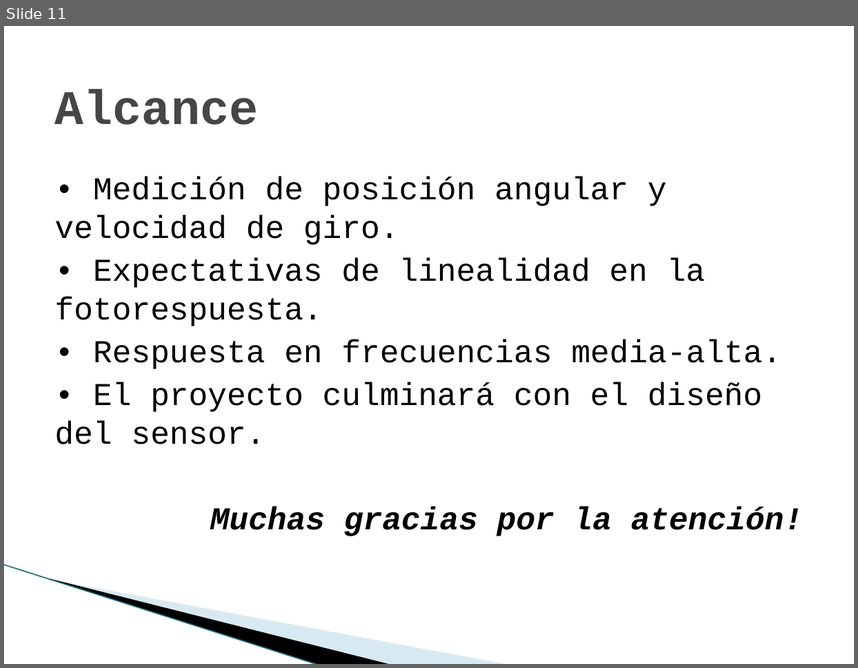
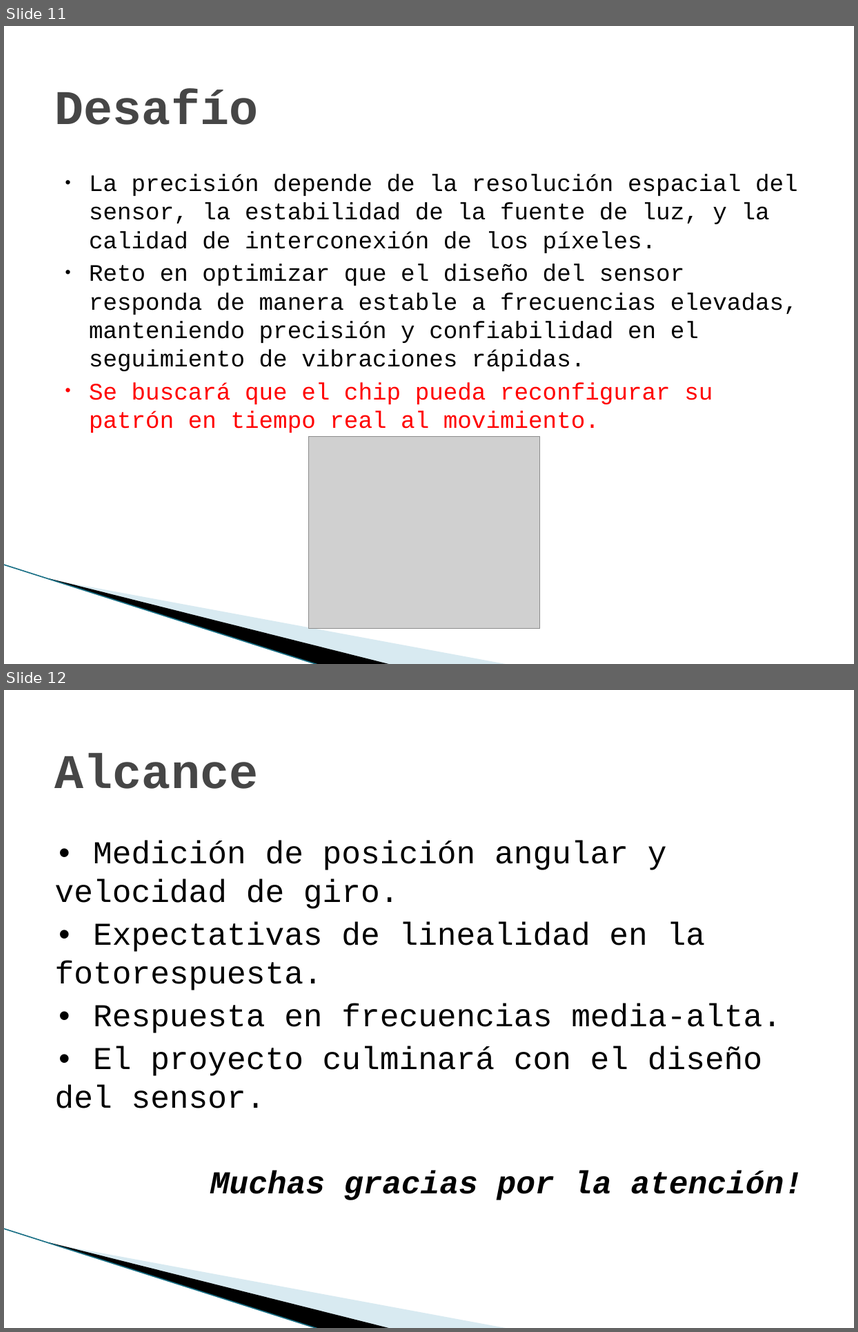
Before and after one commit to marianomorel/maestria-repo, a slide deck: sensores_cmos_presentacion.pptx. Shown one above the other, each under a label of ours: slide 11 before the commit, slides 11 and 12 after it. The pictures are 858x668 and 858x1332 pixels, drawn with LibreOffice and Linux fonts; fonts in the diff are those of the drawing; grey boxes stand for pictures; background and template pictures are left out. Boxes give left, top, right and bottom in pixels: in the first picture for what was removed or moved away, otherwise in the second. Text is boxed around its words. In the diff, an @@ line names an element or a change of style, - is before the commit and + after.

```diff
--- a/sensores_cmos_presentacion.pptx
+++ b/sensores_cmos_presentacion.pptx
@@ slide 11 added at [4,26,854,664], background #FFFFFF; not listed: 3 template elements that a slide beside it also shows @@
@@ title added at [55,89,259,125], 41 pt, text #464646, bold @@
+Desafío
@@ text added at [89,174,798,432], 20 pt, text #000000 @@
+• La precisión depende de la resolución espacial del sensor, la estabilidad de la fuente de luz, y la calidad de interconexión de los píxeles.
+• Reto en optimizar que el diseño del sensor responda de manera estable a frecuencias elevadas, manteniendo precisión y confiabilidad en el seguimiento de vibraciones rápidas.
+• Se buscará que el chip pueda reconfigurar su patrón en tiempo real al movimiento.
@@ picture added at [308,436,539,628] @@
@@ what was slide 11 is now slide 12 @@
```
Also in this commit, not shown: 8 slides changed, 2 other files.
